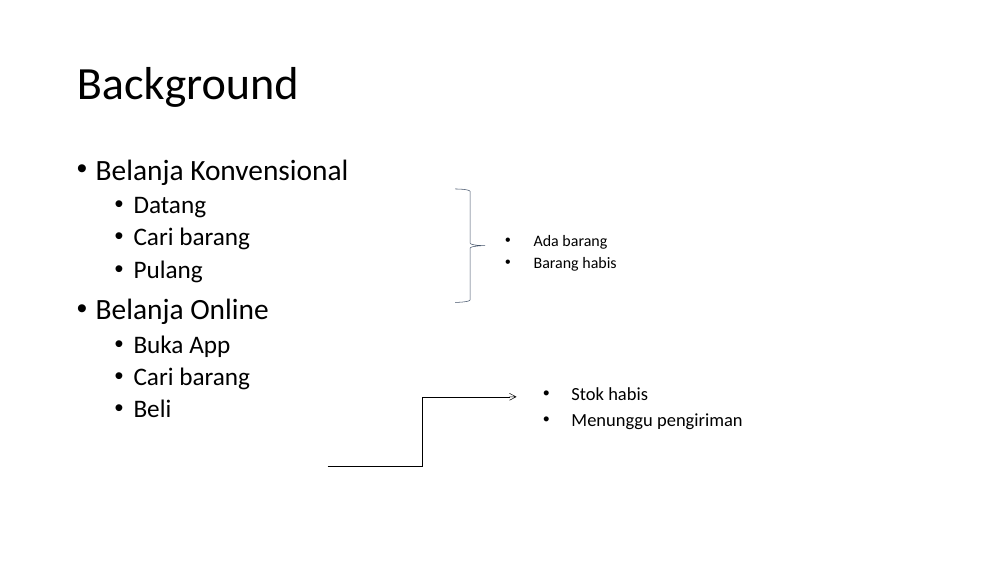
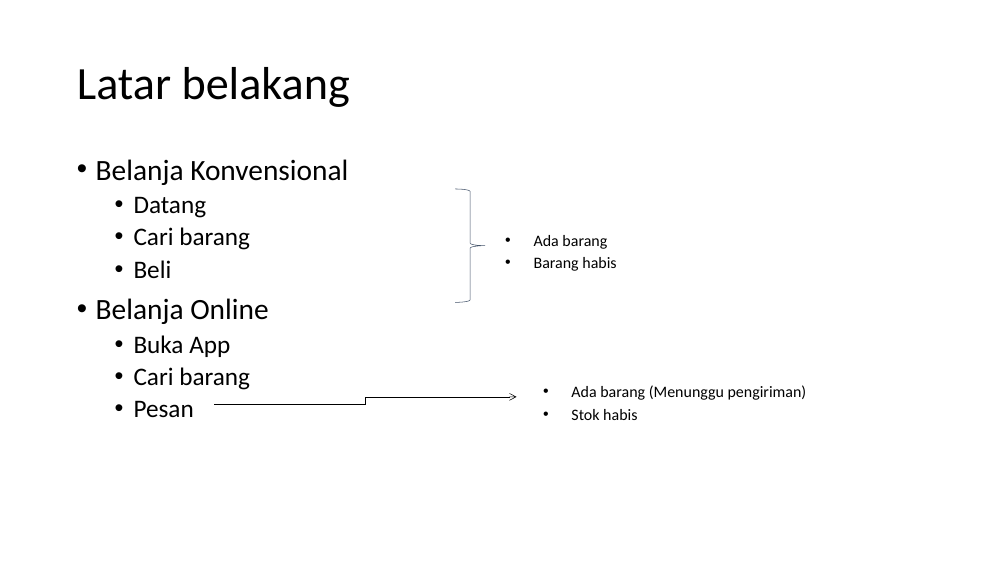
Before and after one commit to pierrekatuhe/WTB, a slide deck: slide 3 of New folder/Presentation.pptx (slide 4 before the commit). Drawn at 1008x567 pixels with LibreOffice and Linux fonts; fonts in the diff are those of the drawing. Boxes give left, top, right and bottom in pixels: in the first picture for what was removed or moved away, otherwise in the second. Text is boxed around its words. In the diff, an @@ line names an element or a change of style, - is before the commit and + after.

```diff
--- a/New folder/Presentation.pptx
+++ b/New folder/Presentation.pptx
@@ title at box(77, 67, 350, 107): text changed @@
-Background
+Latar belakang
@@ text at box(134, 260, 172, 278): text changed @@
-  • Pulang
+  • Beli
@@ text at box(571, 385, 807, 400): paragraph added @@
+• Ada barang (Menunggu pengiriman)
@@ text at box(134, 400, 194, 418): text changed @@
-  • Beli
+  • Pesan
@@ elbow arrow moved from (327, 467) - (516, 397) to (214, 405) - (516, 397) @@
@@ text at box(571, 413, 743, 429): paragraph removed @@
-• Menunggu pengiriman
@@ text at box(571, 409, 637, 420): size 17.6 to 15.2 pt in "Stok habis" @@
```
Also in this commit, not shown: 10 other slides changed, 5 slides added, 1 slide removed, 4 other files.
